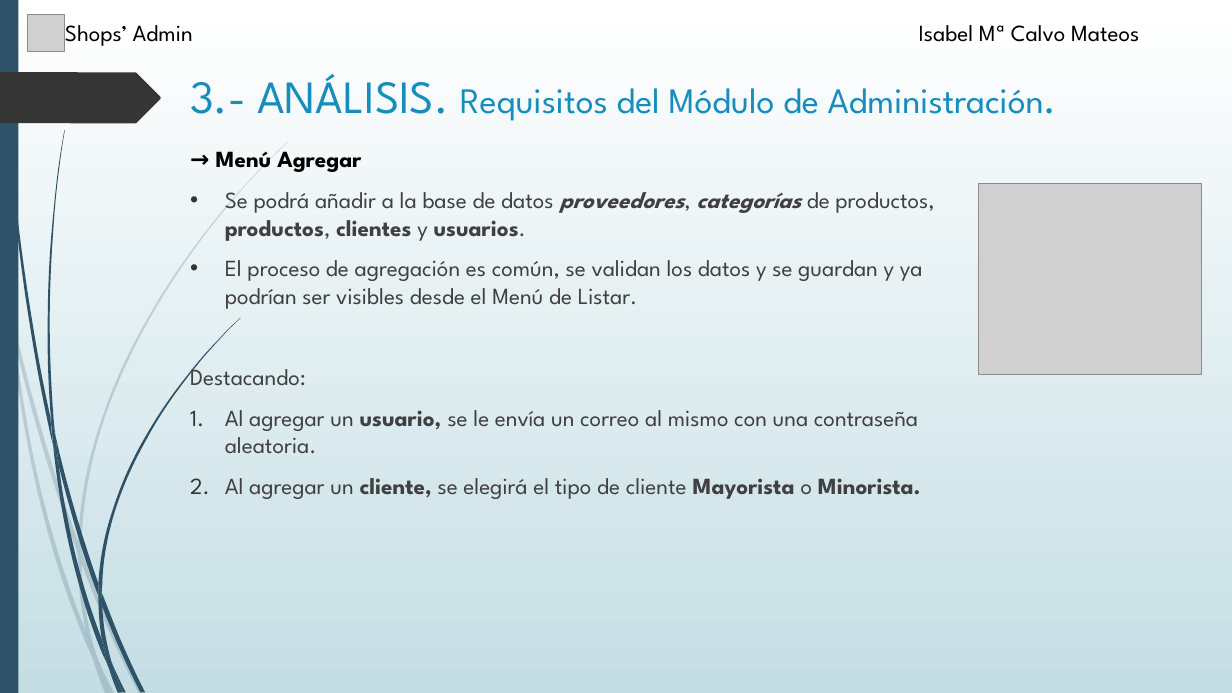
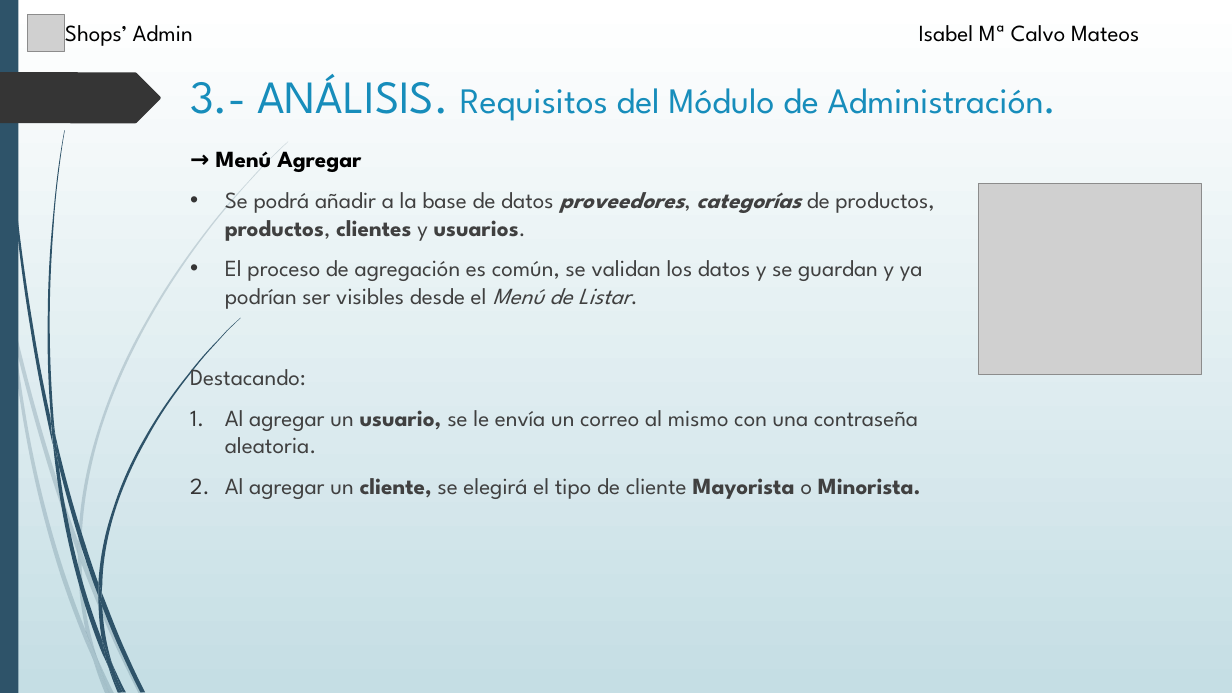
Before and after one commit to isacm94/Proyecto, a slide deck: slide 6 of Alumno/Defensa-Proyecto/Presentación.pptx. Drawn at 1232x693 pixels with LibreOffice and Linux fonts; fonts in the diff are those of the drawing; grey boxes stand for pictures. Boxes give left, top, right and bottom in pixels: in the first picture for what was removed or moved away, otherwise in the second. Text is boxed around its words. In the diff, an @@ line names an element or a change of style, - is before the commit and + after.

```diff
--- a/Alumno/Defensa-Proyecto/Presentación.pptx
+++ b/Alumno/Defensa-Proyecto/Presentación.pptx
@@ text at (x1=225, y1=260, x2=923, y2=309): italic on in "Menú de Listar." @@
```
Also in this commit, not shown: 7 other slides changed, 11 other files.
